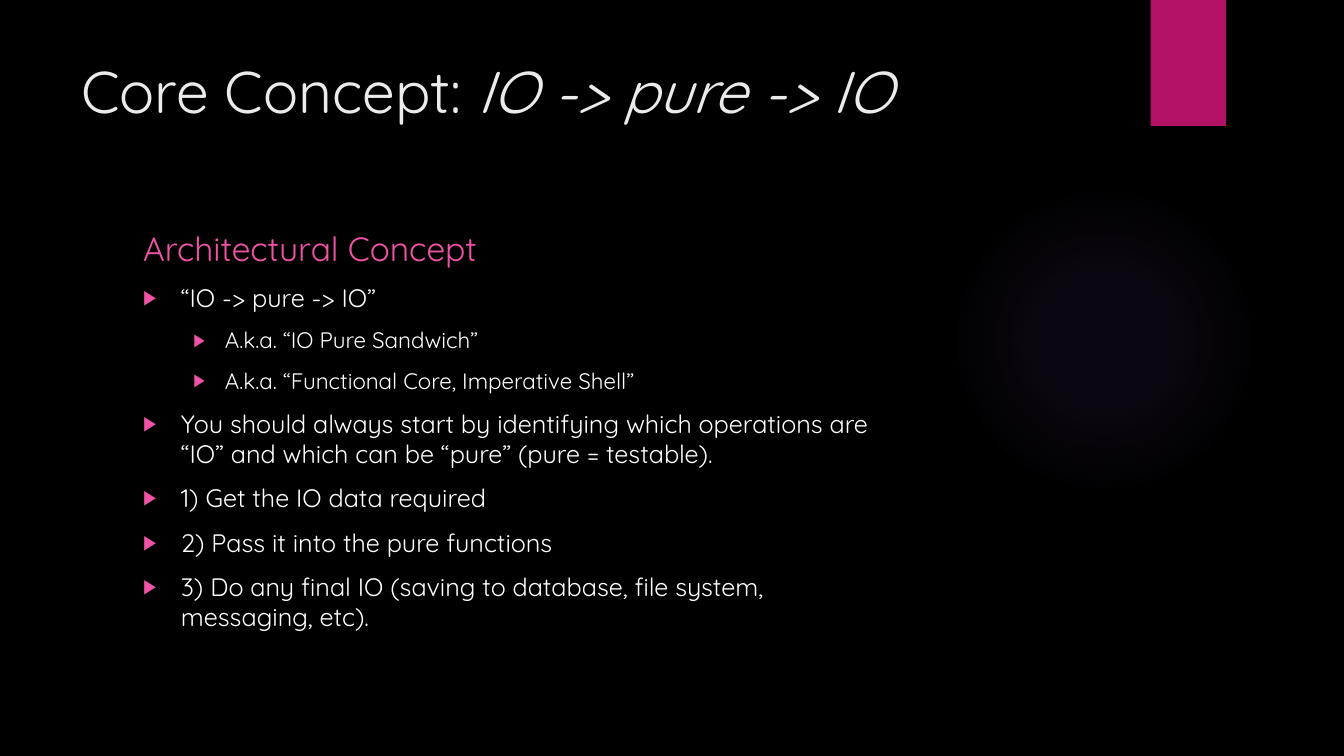
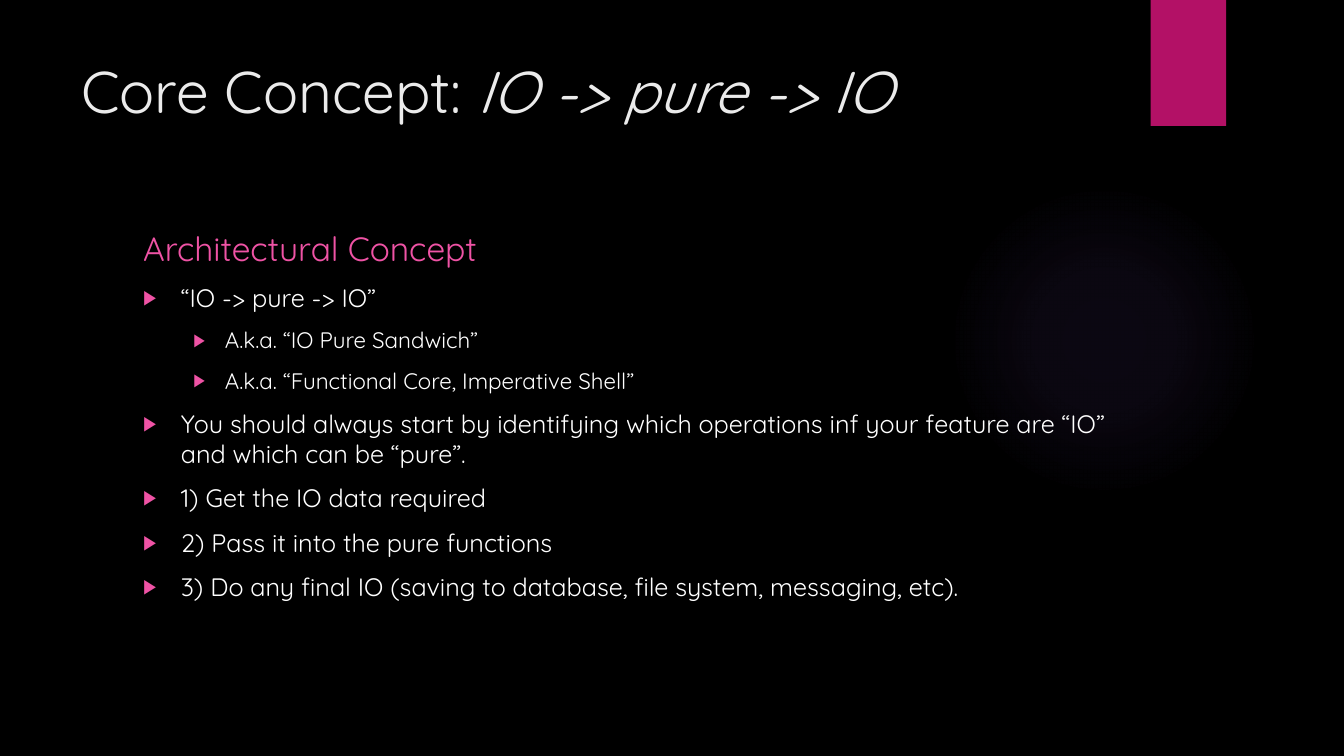
Before and after one commit to JordanMarr/TradeMinderFSharp, a slide deck: slide 14 of TradeMinder F# - C#.pptx. Drawn at 1344x756 pixels with LibreOffice and Linux fonts; fonts in the diff are those of the drawing; background and template pictures are left out. Boxes give left, top, right and bottom in pixels: in the first picture for what was removed or moved away, otherwise in the second. Text is boxed around its words. In the diff, an @@ line names an element or a change of style, - is before the commit and + after.

```diff
--- a/TradeMinder F# - C#.pptx
+++ b/TradeMinder F# - C#.pptx
@@ text at (181, 414, 1105, 468): text changed @@
-▶ You should always start by identifying which operations are “IO” and which can be “pure” (pure = testable).
+▶ You should always start by identifying which operations inf your feature are “IO” and which can be “pure”.
```
Also in this commit, not shown: 15 other slides changed, 1 slide added, 1 slide removed.
